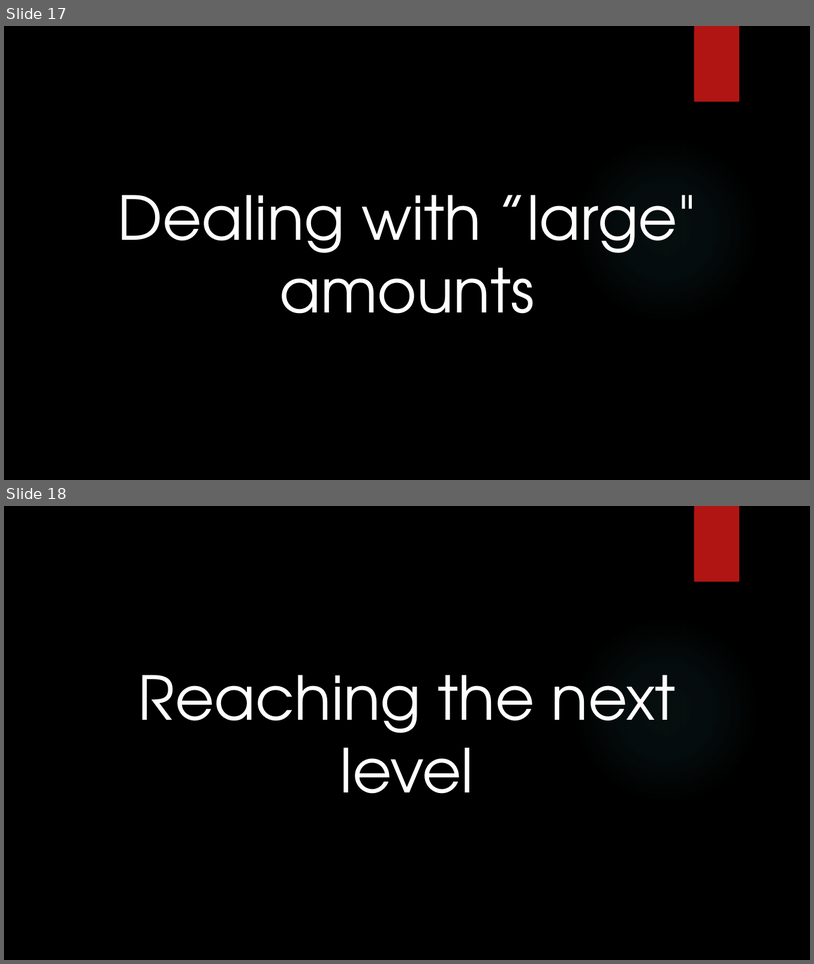
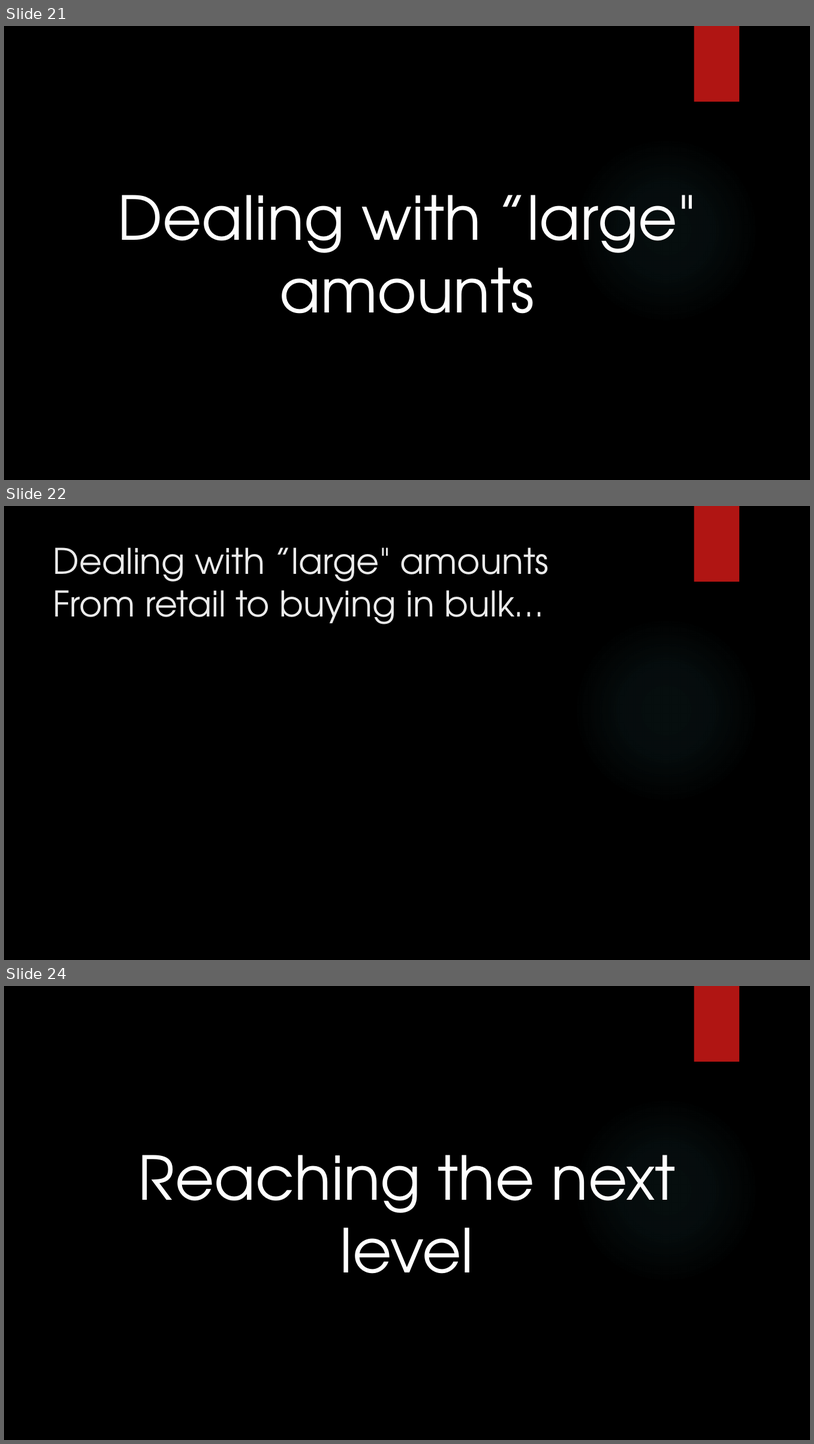
Before and after one commit to dennisdietrich/First180Days, a slide deck: Sitting in meetings all day long.pptx. Shown one above the other, each under a label of ours: slides 17 and 18 before the commit, slides 21, 22 and 24 after it; the slides between them are not shown. The pictures are 814x964 and 814x1444 pixels, drawn with LibreOffice and Linux fonts; fonts in the diff are those of the drawing; background and template pictures are left out. Boxes give left, top, right and bottom in pixels: in the first picture for what was removed or moved away, otherwise in the second. Text is boxed around its words. In the diff, an @@ line names an element or a change of style, - is before the commit and + after.

```diff
--- a/Sitting in meetings all day long.pptx
+++ b/Sitting in meetings all day long.pptx
@@ slide 22 added at (4, 506, 810, 960), background picture (left out); not listed: 2 template elements that a slide beside it also shows @@
@@ title added at (53, 547, 549, 624), 42 pt, text #EBEBEB @@
+Dealing with ”large" amounts
+From retail to buying in bulk…
@@ what was slide 17 is now slide 21 @@
@@ what was slide 18 is now slide 24 @@
```
Also in this commit, not shown: 1 slide changed, 8 other slides added.
